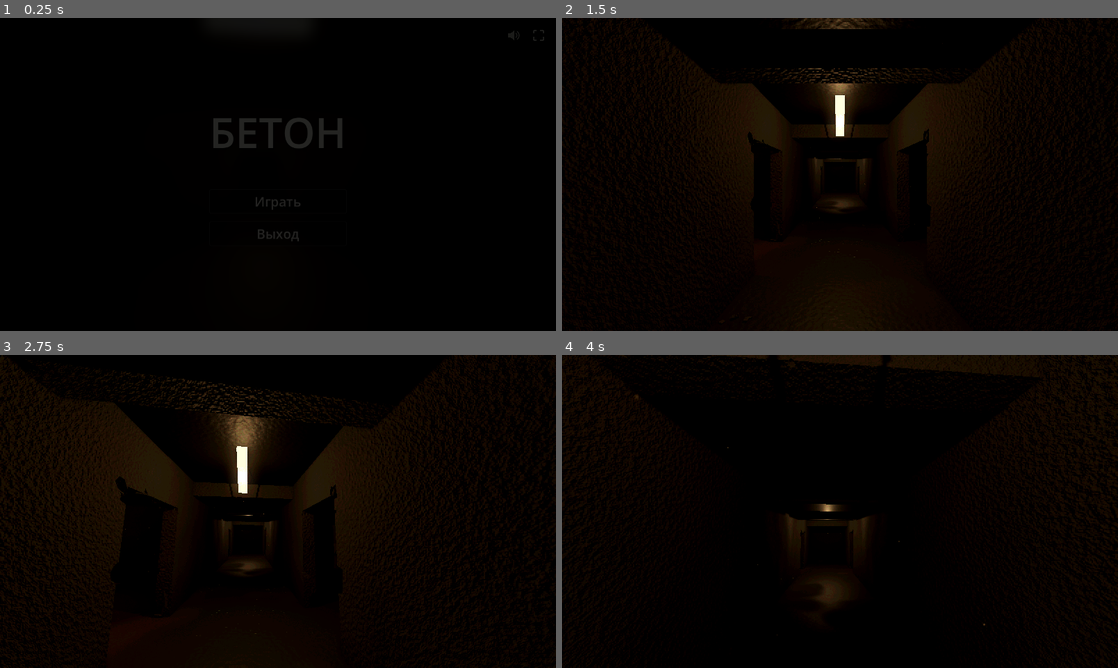
Above: before the commit, frames 1-4 (two rows, left to right).
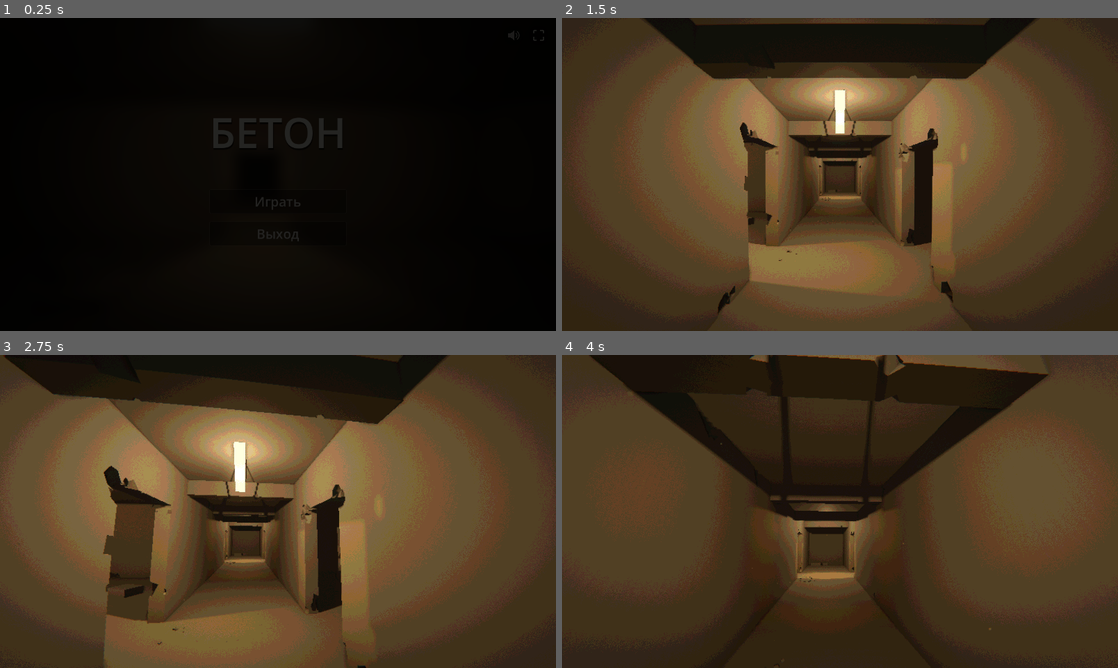
Above: after the commit, the same moments.

Repository: volinadtim/german-games
Game: Godot game, scene res://main.tscn
Two runs of this game, one before a commit and one after it. Both use one fixed random seed, a clock stepped at 60 frames per second and the inputs below.
Inputs (mouse positions are in pixels of both pictures, inside the frame that each line leads up to):
- Up to frame 1 (0.25 s): no input
- Up to frame 2 (1.5 s): click "Играть" at 0.5 s; click "Играть" at 1.25 s
- Up to frame 3 (2.75 s): tap Enter at 2 s; move the mouse to (305, 511) at 2.02 s; hold W (move_forward) from 2.03 s (still down); hold Shift (sprint) from 2.03 s (still down); click (305, 511) at 2.17 s; tap Space (jump) at 2.27 s
- Up to frame 4 (4 s): keep holding W (move_forward); move the mouse to (812, 511) at 2.77 s; release Shift (sprint) at 2.78 s; tap Shift (sprint) at 2.85 s; click (812, 511) at 2.92 s; tap Space (jump) at 3.02 s; move the mouse to (851, 505) at 3.52 s; hold Shift (sprint) from 3.53 s (still down); click (851, 505) at 3.67 s

The runs differ from the first frame. In frame 2, 93% of the frame differs, in the area x 0-100%, y 0-100%; in frame 3, 93%; in frame 4, 97%.

Commit message:
concrete-halls: эффект линзы, пиксельные текстуры без мелкой ряби, шире сколы, тише и глуше удары, тише ПКМ и шаги
Co-Authored-By: Claude Opus 5.5 <noreply@anthropic.com>

Diff:
--- a/godot/concrete-halls/concrete.gdshader
+++ b/godot/concrete-halls/concrete.gdshader
@@ -4,9 +4,9 @@
 //                пыль на верхних гранях, затемнение у стыков, случайные трещины.
 //  polished = 1: пол/потолок — шлифованный бетон: ровный тон, лёгкий матовый блеск, случайные трещины, мягкая пыль.
 
-uniform sampler2D noise_big : filter_linear_mipmap, repeat_enable;
-uniform sampler2D noise_fine : filter_linear_mipmap, repeat_enable;
-uniform sampler2D noise_cell : filter_linear_mipmap, repeat_enable;   // ячеистый шум — зерно камня
+uniform sampler2D noise_big : filter_nearest_mipmap, repeat_enable;
+uniform sampler2D noise_fine : filter_nearest_mipmap, repeat_enable;
+uniform sampler2D noise_cell : filter_nearest_mipmap, repeat_enable;   // ячеистый шум — зерно камня
 uniform sampler2D noise_crack : filter_linear_mipmap, repeat_enable;  // извилистый шум — трещины
 uniform vec3 base_color : source_color = vec3(0.27, 0.265, 0.25);
 uniform vec3 mold_color : source_color = vec3(0.17, 0.18, 0.15);
@@ -14,7 +14,7 @@
 uniform float ceiling_h = 3.2;
 uniform float polished = 0.0;
 uniform float bump = 0.25;
-uniform float grain_bump = 0.55;
+uniform float grain_bump = 0.4;
 
 varying vec3 wpos;
 varying vec3 wnrm;
@@ -47,7 +47,7 @@
 	float h = wpos.y;
 	float big = tri(noise_big, wpos, wnrm, 0.025);
 	float mid = tri(noise_big, wpos + vec3(17.0, 3.0, 29.0), wnrm, 0.07);
-	float fine = tri(noise_fine, wpos, wnrm, 0.5);
+	float fine = tri(noise_fine, wpos, wnrm, 0.3);
 	vec3 col;
 	float rough;
 	float ao = 1.0;
@@ -62,8 +62,8 @@
 		rough = 0.5 + 0.12 * big + 0.3 * dust + 0.3 * cr;
 		hgt = fine * 0.015 - cr * 0.3;
 	} else {
-		float cell = tri(noise_cell, wpos, wnrm, 0.9);
-		float grain = tri(noise_fine, wpos * 3.1, wnrm, 0.9);
+		float cell = tri(noise_cell, wpos, wnrm, 0.45);
+		float grain = tri(noise_fine, wpos * 1.4, wnrm, 0.6);
 		col = base_color * (0.95 + 0.1 * (big - 0.5) + 0.05 * (mid - 0.5) + 0.06 * (cell - 0.5) + 0.04 * (grain - 0.5));
 		float stain = smoothstep(0.35, 0.9, tri(noise_big, wpos * 0.5 + vec3(41.0), wnrm, 0.02));
 		col *= 1.0 - 0.05 * stain;
--- a/godot/concrete-halls/level.gd
+++ b/godot/concrete-halls/level.gd
@@ -235,7 +235,7 @@
 
 ## Выбоина: случайный размер (чаще мелкие, иногда крупные), форма — кубик или шар, случайный поворот.
 func _chip(csg: CSGCombiner3D, pos: Vector3, scale_k := 1.0) -> void:
-	var s := lerpf(0.03, 0.26, pow(rng.randf(), 2.2)) * scale_k
+	var s := lerpf(0.06, 0.3, pow(rng.randf(), 1.6)) * scale_k
 	var c: CSGShape3D
 	if rng.randf() < 0.3:
 		var sp := CSGSphere3D.new()
@@ -257,7 +257,7 @@
 ## Сколы по рёбрам стены у пола и потолка (там бетон бьют и он крошится), с обеих сторон.
 ## Скоплениями: в одном месте 1–4 выбоины рядом.
 func _edge_chips(csg: CSGCombiner3D, base: Vector3, length: float, along_z: bool, doors: Array) -> void:
-	var spots := int(length * rng.randf_range(0.5, 0.9))
+	var spots := int(length * rng.randf_range(0.35, 0.6))
 	for k in spots:
 		var u := rng.randf_range(-length / 2 + 0.3, length / 2 - 0.3)
 		var skip := false
@@ -272,7 +272,7 @@
 		for j in rng.randi_range(1, 4):
 			var uu := u + rng.randf_range(-0.15, 0.15)
 			var yy := y + (rng.randf_range(0.0, 0.12) if y == 0.0 else -rng.randf_range(0.0, 0.12))
-			_chip(csg, base + (Vector3(f, yy, uu) if along_z else Vector3(uu, yy, f)), 0.8)
+			_chip(csg, base + (Vector3(f, yy, uu) if along_z else Vector3(uu, yy, f)), 1.4)
 
 
 ## Проём с неровными краями: слегка кривой прямоугольник + выбоины по кромкам,
@@ -538,16 +538,19 @@
 	return root
 
 
+## Текстуры шума маленькие (128 px) и в шейдере берутся без сглаживания — крупные «пиксели».
+## Частота пересчитана так, чтобы рисунок остался прежнего масштаба; мелкие октавы срезаны, чтобы не рябило.
 func _noise_tex(seed_: int, freq: float, octaves: int, ntype := FastNoiseLite.TYPE_SIMPLEX_SMOOTH) -> NoiseTexture2D:
+	const SIZE := 128
 	var noise := FastNoiseLite.new()
 	noise.seed = seed_
 	noise.noise_type = ntype
-	noise.frequency = freq
-	noise.fractal_octaves = octaves
+	noise.frequency = freq * 512.0 / SIZE
+	noise.fractal_octaves = mini(octaves, 3)
 	noise.fractal_gain = 0.5
 	var t := NoiseTexture2D.new()
-	t.width = 512
-	t.height = 512
+	t.width = SIZE
+	t.height = SIZE
 	t.seamless = true
 	t.generate_mipmaps = true
 	t.noise = noise
--- a/godot/concrete-halls/player.gd
+++ b/godot/concrete-halls/player.gd
@@ -4,7 +4,7 @@
 
 const Sfx := preload("res://sfx.gd")
 ## Шаг — приглушённый шорох (sfx.gd: step_noise), звучит в момент постановки стопы.
-const STEP_DB := -20.0      # громкость шага относительно ходьбы (-10 дБ)
+const STEP_DB := -23.0      # громкость шага относительно ходьбы (-10 дБ)
 
 const WALK := 3.4
 const SPRINT := 6.4
@@ -379,7 +379,7 @@
 	for i in 2:
 		tw.tween_method(_pose_setter(i), arm_pose[i], GUARDS[i] if fists else REST, 0.3).set_trans(Tween.TRANS_SINE)
 	voice_player.stream = inhale_snd if fists else exhale_out_snd
-	voice_player.volume_db = -18.0
+	voice_player.volume_db = -25.0
 	voice_player.pitch_scale = randf_range(0.95, 1.05)
 	voice_player.play()
 
@@ -448,8 +448,8 @@
 
 
 func _punch_sound() -> void:
-	_play(hit_player, whooshes, -10.0)
-	_play(voice_player, exhales, -9.0)
+	_play(hit_player, whooshes, -17.0)
+	_play(voice_player, exhales, -14.0)
 
 
 func _check_hit(arm: int) -> void:
@@ -459,7 +459,7 @@
 	q.exclude = [get_rid()]
 	var hit := get_world_3d().direct_space_state.intersect_ray(q)
 	if hit:
-		_play(hit_player, impacts, -4.0)
+		_play(hit_player, impacts, -11.0)
 		# лёгкая отдача в камеру
 		var tw := create_tween()
 		var side := -1.0 if arm == 0 else 1.0
--- a/godot/concrete-halls/post.gdshader
+++ b/godot/concrete-halls/post.gdshader
@@ -1,29 +1,45 @@
 shader_type canvas_item;
-// Постобработка поверх 3D: средняя постеризация (с лёгким дизерингом, чтобы не было грубых ступенек)
-// и размытие в движении для ударов: направленное (хук, апперкот) или «зум» к центру (прямой).
+// Постобработка поверх 3D:
+//  - лёгкий эффект линзы: бочкообразное искажение, хроматическая аберрация к краям, виньетка;
+//  - средняя постеризация (в «перцептивном» пространстве, с мягким дизерингом);
+//  - размытие в движении для ударов: направленное (хук, апперкот) или «зум» к центру (прямой).
 
 uniform sampler2D screen_tex : hint_screen_texture, filter_linear_mipmap;
 uniform float levels = 16.0;
+uniform float distort = 0.07;
+uniform float aberration = 0.003;
+uniform float vignette = 0.45;
 uniform vec2 blur_dir = vec2(0.0);
 uniform float blur_amt = 0.0;
 uniform float zoom_amt = 0.0;
+
+vec3 sample_lens(vec2 uv) {
+	vec2 cc = uv - 0.5;
+	float r2 = dot(cc, cc);
+	// углы остаются на месте, середина чуть увеличена — как у широкоугольной линзы
+	vec2 d = 0.5 + cc * (1.0 - distort + distort * r2 * 2.0);
+	vec2 ca = cc * aberration * (r2 * 4.0);
+	return vec3(
+		texture(screen_tex, d + ca).r,
+		texture(screen_tex, d).g,
+		texture(screen_tex, d - ca).b);
+}
 
 void fragment() {
 	vec3 c = vec3(0.0);
 	if (blur_amt > 0.0001 || zoom_amt > 0.0001) {
 		for (int i = 0; i < 10; i++) {
 			float t = float(i) / 9.0 - 0.5;
-			vec2 uv = SCREEN_UV + blur_dir * blur_amt * t + (SCREEN_UV - 0.5) * zoom_amt * t;
-			c += texture(screen_tex, uv).rgb;
+			c += sample_lens(SCREEN_UV + blur_dir * blur_amt * t + (SCREEN_UV - 0.5) * zoom_amt * t);
 		}
 		c /= 10.0;
 	} else {
-		c = texture(screen_tex, SCREEN_UV).rgb;
+		c = sample_lens(SCREEN_UV);
 	}
+	float r = length(SCREEN_UV - 0.5) * 1.41;
+	c *= 1.0 - vignette * smoothstep(0.35, 1.0, r);
 	float n = fract(sin(dot(FRAGCOORD.xy, vec2(12.9898, 78.233))) * 43758.5453) - 0.5;
-	// квантуем в «перцептивном» пространстве (sqrt), иначе тёмные тона проваливаются в ноль
 	vec3 g = sqrt(max(c, vec3(0.0)));
 	g = floor(g * levels + 0.5 + n * 0.3) / levels;
-	c = g * g;
-	COLOR = vec4(c, 1.0);
+	COLOR = vec4(g * g, 1.0);
 }
--- a/godot/concrete-halls/sfx.gd
+++ b/godot/concrete-halls/sfx.gd
@@ -93,9 +93,9 @@
 	var n := int(RATE * dur)
 	var buf := PackedFloat32Array()
 	buf.resize(n)
-	var f := Svf.new(500.0, 0.9)
-	var f0 := rng.randf_range(350.0, 500.0)
-	var f1 := rng.randf_range(1100.0, 1700.0)
+	var f := Svf.new(400.0, 0.55)
+	var f0 := rng.randf_range(250.0, 350.0)
+	var f1 := rng.randf_range(650.0, 950.0)
 	for i in n:
 		var x := float(i) / n
 		f.set_fc(lerpf(f0, f1, sin(x * PI)))
@@ -111,9 +111,9 @@
 	var n := int(RATE * 0.32)
 	var buf := PackedFloat32Array()
 	buf.resize(n)
-	var f1 := Svf.new(rng.randf_range(850.0, 1150.0), 1.6)
-	var f2 := Svf.new(rng.randf_range(2300.0, 2800.0), 2.0)
-	var fv := Svf.new(rng.randf_range(600.0, 750.0), 2.5)
+	var f1 := Svf.new(rng.randf_range(750.0, 1000.0), 0.9)
+	var f2 := Svf.new(rng.randf_range(1900.0, 2300.0), 0.9)
+	var fv := Svf.new(rng.randf_range(550.0, 700.0), 1.1)
 	var pitch := rng.randf_range(105.0, 140.0)
 	var ph := 0.0
 	var voice := rng.randf_range(0.15, 0.35)
@@ -123,7 +123,7 @@
 		var env := _env(t, 0.0, 0.015, 9.0)
 		ph = fmod(ph + pitch * (1.0 - t * 0.6) / RATE, 1.0)
 		var glott := (1.0 - ph * 2.0) * _env(t, 0.0, 0.01, 22.0)
-		buf[i] = (f1.bp(w) + f2.bp(w) * 0.45) * env + fv.bp(glott) * voice
+		buf[i] = (f1.bp(w) + f2.bp(w) * 0.25) * env + fv.bp(glott) * voice
 	return _wav(buf, 0.7)
 
 
@@ -160,7 +160,7 @@
 	buf.resize(n)
 	var lp1 := 0.0
 	var lp2 := 0.0
-	var smack := Svf.new(rng.randf_range(700.0, 1000.0), 0.8)
+	var smack := Svf.new(rng.randf_range(500.0, 750.0), 0.6)
 	var grit := Svf.new(2800.0, 0.7)
 	for i in n:
 		var t := float(i) / RATE
@@ -168,7 +168,7 @@
 		lp1 += (w - lp1) * 0.06
 		lp2 += (lp1 - lp2) * 0.06
 		var v := lp2 * 9.0 * _env(t, 0.0, 0.002, 38.0)
-		v += smack.bp(w) * 0.5 * _env(t, 0.0, 0.001, 90.0)
+		v += smack.bp(w) * 0.2 * _env(t, 0.0, 0.001, 90.0)
 		var imp := rng.randf_range(-1.0, 1.0) if rng.randf() < 0.1 * _env(t, 0.005, 0.005, 30.0) else 0.0
 		v += grit.bp(imp) * 0.7
 		buf[i] = v
